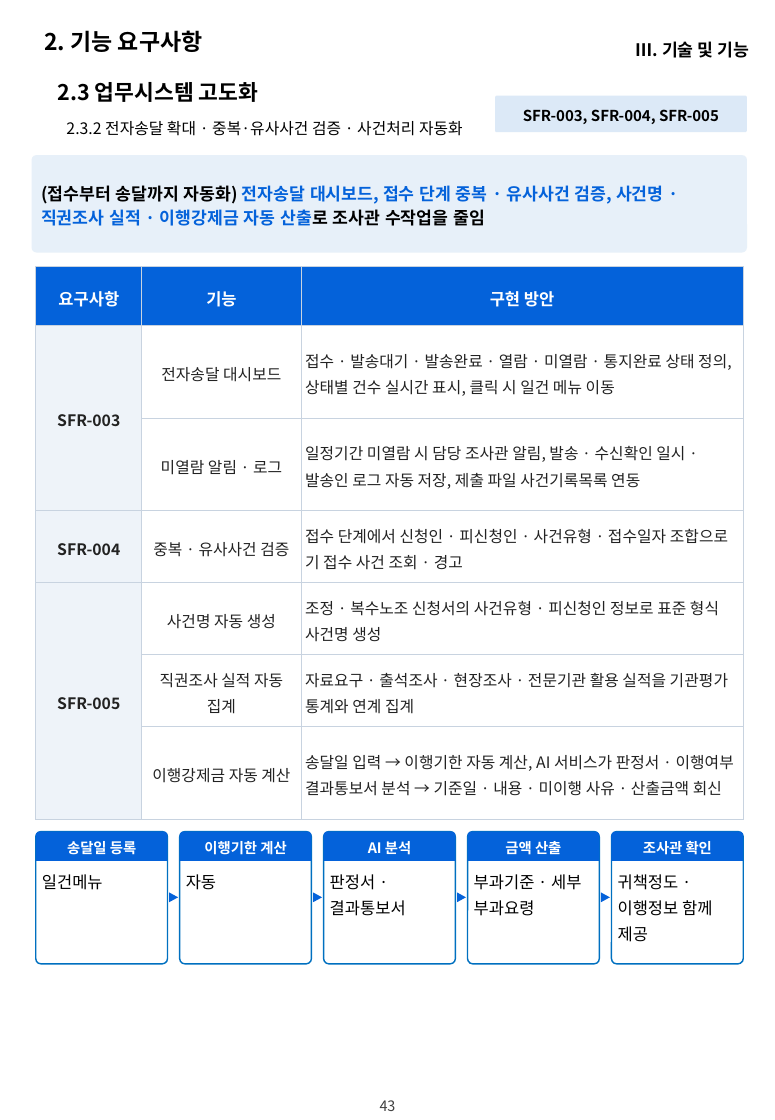
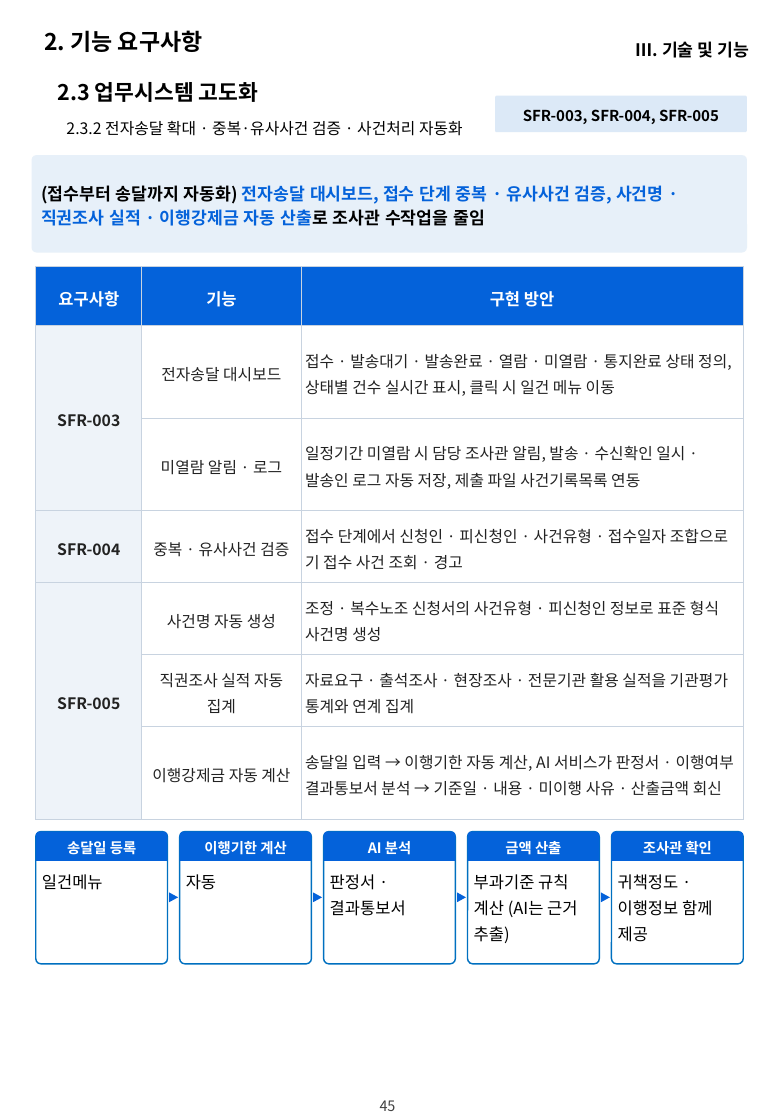
Before and after one commit to hwangsteeve-tech/hbjw, a slide deck: slide 45 of proposals/2026-11_nlrc-ai-labor-commission/nlrc_정성제안서.pptx (slide 43 before the commit). Drawn at 775x1120 pixels with LibreOffice and Linux fonts; fonts in the diff are those of the drawing; background and template pictures are left out. Boxes give left, top, right and bottom in pixels: in the first picture for what was removed or moved away, otherwise in the second. Text is boxed around its words. In the diff, an @@ line names an element or a change of style, - is before the commit and + after.

```diff
--- a/proposals/2026-11_nlrc-ai-labor-commission/nlrc_정성제안서.pptx
+++ b/proposals/2026-11_nlrc-ai-labor-commission/nlrc_정성제안서.pptx
@@ text at (x1=474, y1=874, x2=577, y2=943): text changed @@
-부과기준 · 세부 부과요령
+부과기준 규칙 계산 (AI는 근거 추출)
@@ text at (x1=380, y1=1100, x2=394, y2=1111): text changed @@
-43
+45
@@ page number at (x1=380, y1=1100, x2=396, y2=1111): text changed @@
-43
+45
```
Also in this commit, not shown: 58 other slides changed, 5 slides added, 12 other files.
